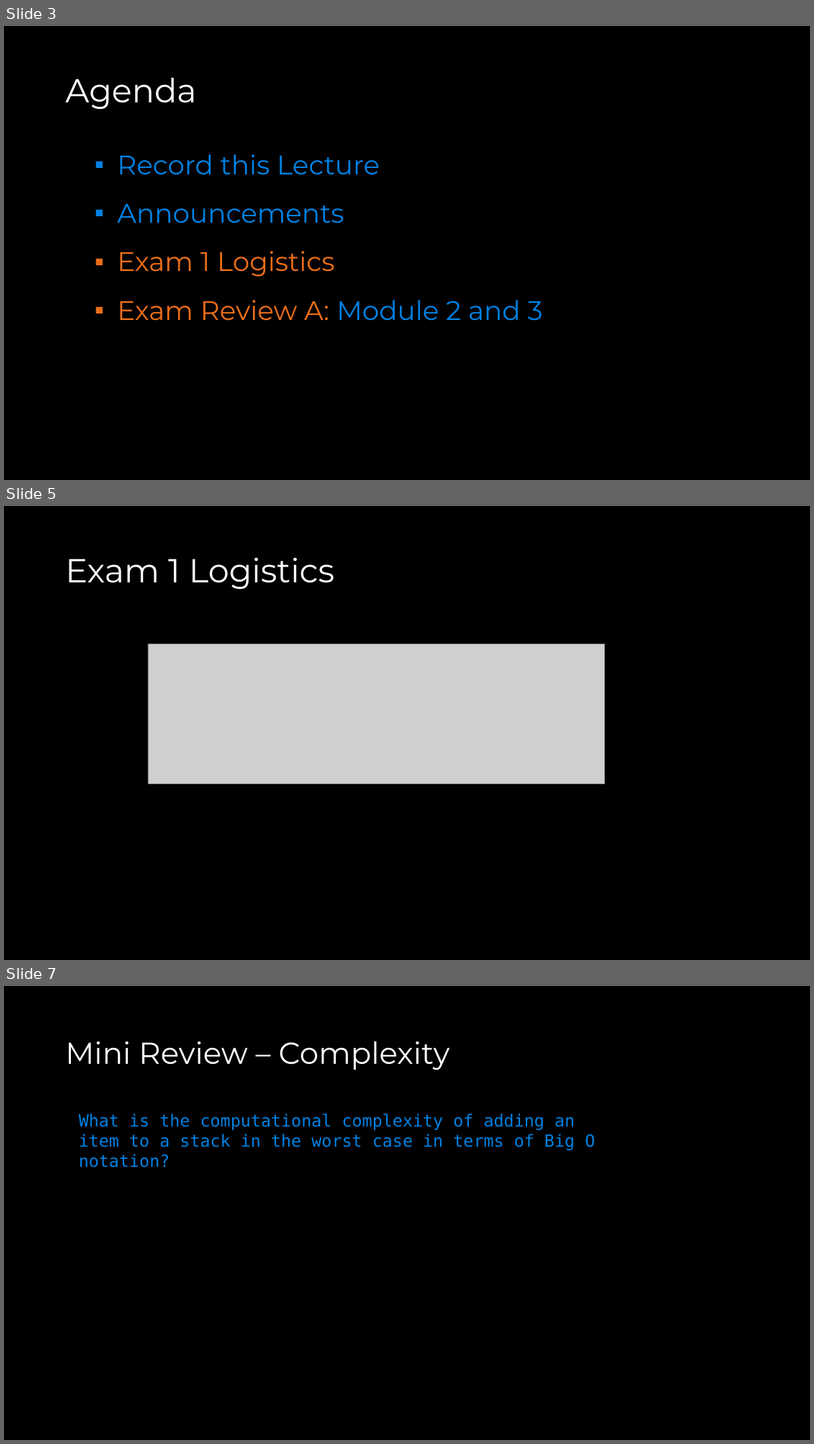
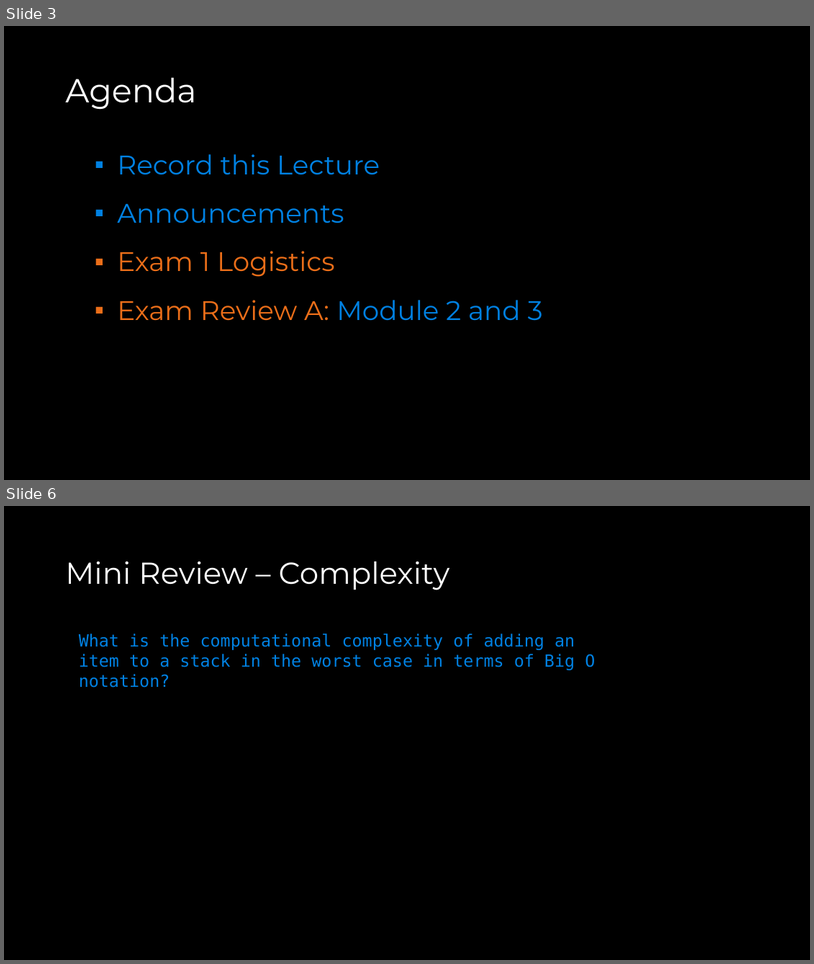
Before and after one commit to COP3530/Instructional-Content, a slide deck: Slides/Slides-PPT/Exam 1 - Review A.pptx. Shown one above the other, each under a label of ours: slides 3, 5 and 7 before the commit, slides 3 and 6 after it; the slides between them are not shown. The pictures are 814x1444 and 814x964 pixels, drawn with LibreOffice and Linux fonts; fonts in the diff are those of the drawing; grey boxes stand for pictures. Boxes give left, top, right and bottom in pixels: in the first picture for what was removed or moved away, otherwise in the second. Text is boxed around its words. In the diff, an @@ line names an element or a change of style, - is before the commit and + after.

```diff
--- a/Slides/Slides-PPT/Exam 1 - Review A.pptx
+++ b/Slides/Slides-PPT/Exam 1 - Review A.pptx
@@ slide 5 removed at bbox=[4, 506, 810, 960], background #000000 @@
@@ title removed at bbox=[65, 557, 334, 590] @@
-Exam 1 Logistics
@@ picture removed at bbox=[148, 644, 605, 783] @@
@@ what was slide 7 is now slide 6 @@
```
Also in this commit, not shown: 2 slides changed, 3 other files.
